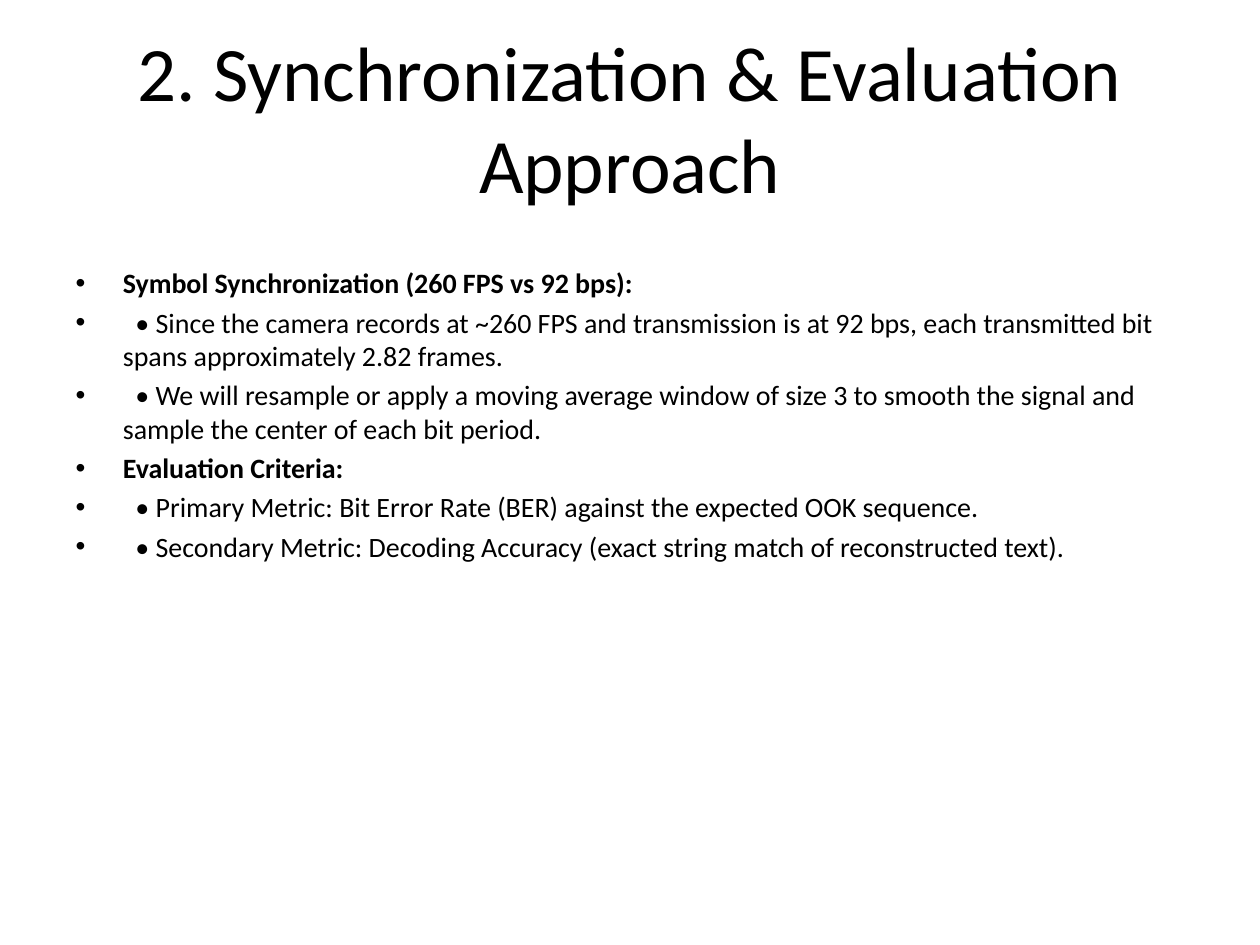
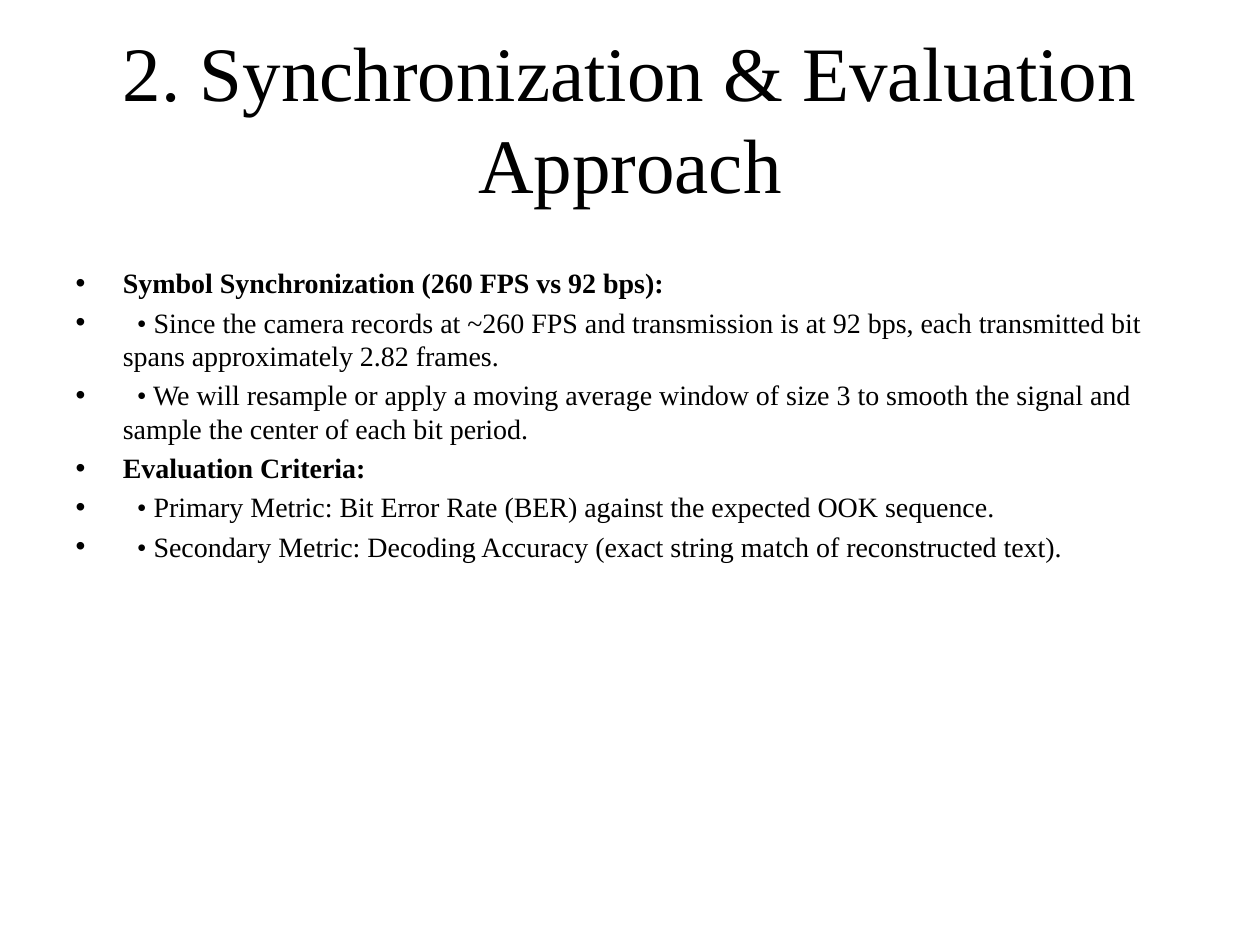
Before and after one commit to santhosh19-web/IITG-Project-Final, a slide deck: slide 3 of WEEK_2_Day_9_Mentor_Review.pptx (slide 2 before the commit). Drawn at 1260x945 pixels with LibreOffice and Linux fonts; fonts in the diff are those of the drawing. Boxes give left, top, right and bottom in pixels: in the first picture for what was removed or moved away, otherwise in the second. Text is boxed around its words. In the diff, an @@ line names an element or a change of style, - is before the commit and + after.

Commit message:
Format PPT presentations and add project details

```diff
--- a/WEEK_2_Day_9_Mentor_Review.pptx
+++ b/WEEK_2_Day_9_Mentor_Review.pptx
@@ title "2. Synchronization & Evaluation Approach" at [123, 47, 1135, 208]: font Calibri to Times New Roman @@
@@ text "Symbol Synchronization (260 FPS vs ..." at [123, 273, 1140, 562]: font Calibri to Times New Roman @@
```
Also in this commit, not shown: 2 other slides changed, 1 slide added, 23 other files.
